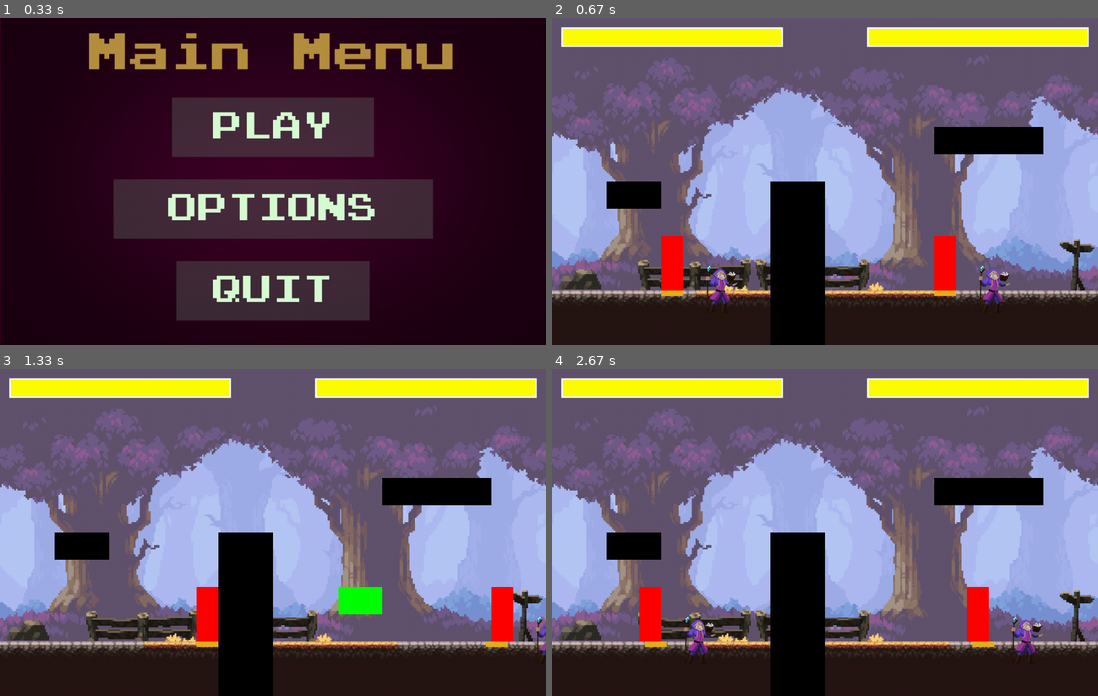
Above: before the commit, frames 1-4 (two rows, left to right).
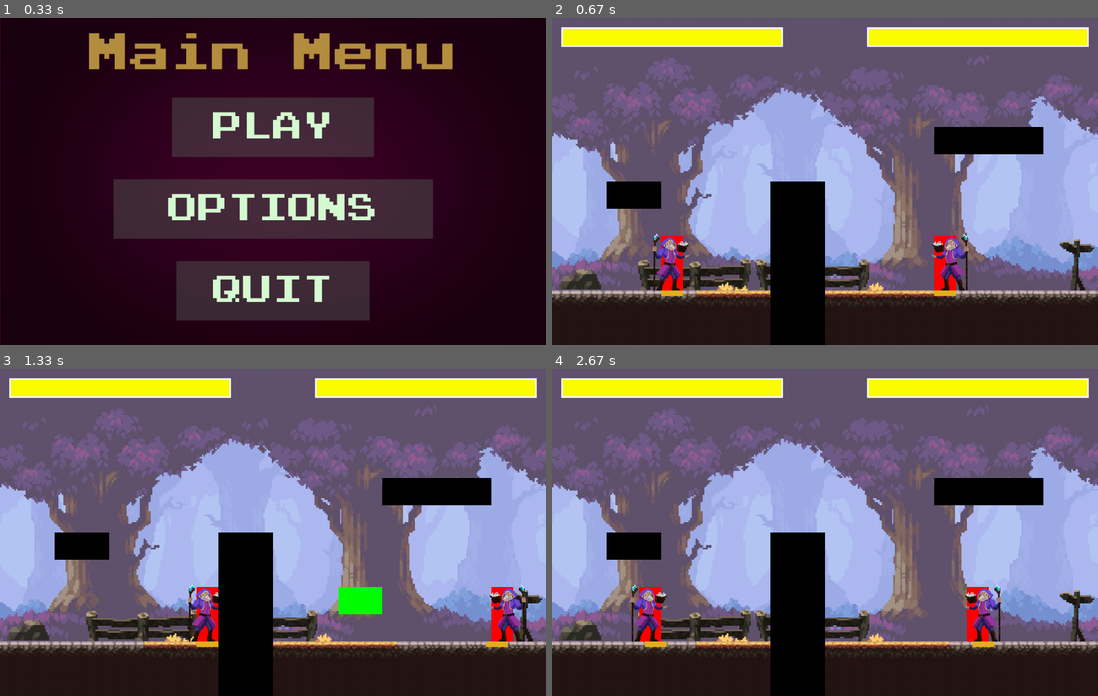
Above: after the commit, the same moments.

Repository: michaelc445/street-fighter-pygame
Game: pygame game, started from game/main.py
The game is run twice, just before and just after one commit, with the same random seed, the same clock (stepped at 60 frames per second) and the same inputs.
Inputs:
- Up to frame 1 (0.33 s): no input
- Up to frame 2 (0.67 s): click "PLAY" at 0.38 s
- Up to frame 3 (1.33 s): tap T at 0.67 s; hold Right from 1 s (still down); hold D from 1 s (still down)
- Up to frame 4 (2.67 s): release Right at 1.47 s; release D at 1.47 s; hold Up 1.5-1.8 s; hold W 1.5-1.8 s; tap T at 1.65 s; hold Left from 2.33 s (still down); hold A from 2.33 s (still down)

Frame 1 is identical in both runs. In frame 2, 1.9% of the frame differs, in the area x 18-84%, y 65-88%; in frame 3, 1.3%; in frame 4, 1.9%, in the area x 14-90%, y 65-88%.

Commit message:
added basic wizard sprite

Diff:
--- a/game/fighter.py
+++ b/game/fighter.py
@@ -6,7 +6,10 @@
     def __init__(self, player, x, y, width, height, flip, punch_sound, projectile_sound, hit_sound, data, spriteSheet, animationSteps):
         self.sizeX = data[0]
         self.sizeY = data[1]
+        self.scale = data[2]
+        self.offset = data[3]
         self.animationList = self.loadImages(spriteSheet, animationSteps)
+        self.updateFrame = pygame.time.get_ticks()
         self.action = 0# 0=idle, 1=attack1, 2=attack2, 3=dying, 4=running, 5=jumping, 6=falling, 7=hit
         self.frame = 0
         self.img = self.animationList[self.action][self.frame]
@@ -39,6 +42,7 @@
             tempImageList = []
             for x in range(animation):
                 tempImage = spriteSheet.subsurface(x * self.sizeX, y * self.sizeY, self.sizeX, self.sizeY)
+                tempImage = pygame.transform.scale(tempImage, (self.sizeX * self.scale, self.sizeY * self.scale))
                 tempImageList.append(tempImage)
             animationList.append(tempImageList)
             y += 1
@@ -86,8 +90,11 @@
                     self.projectiles.remove(projectile)
 
 
-
-
+    def frameUpdate(self):
+        animationTime = 500
+        self.img = self.animationList[self.action][self.frame]
+
+        #if pygame.time.get_ticks() -
     def attack(self, surface, target):
             # self.attacking = True
             if self.attack_type == 1:
@@ -110,9 +117,11 @@
 
 
     def draw(self, surface):
+        img = pygame.transform.flip(self.img, self.flip, False)
         pygame.draw.rect(surface, self.color, self.rect)
         self.color = (255,0,0)
-        surface.blit(self.img, (self.rect.x, self.rect.y))
+        surface.blit(img, (self.rect.x - self.offset[0], self.rect.y - self.offset[1]))
+
 
     def loadSprites(self):
         pass
--- a/game/main.py
+++ b/game/main.py
@@ -512,7 +512,9 @@
     # define fighter variables
     wizardSheetX = 231
     wizardSheetY = 190
-    wizardData = [wizardSheetX,wizardSheetY]
+    wizardScale = 1.2
+    wizardOffset = [115, 70]
+    wizardData = [wizardSheetX,wizardSheetY,wizardScale, wizardOffset]
 
 
     # create fighters
